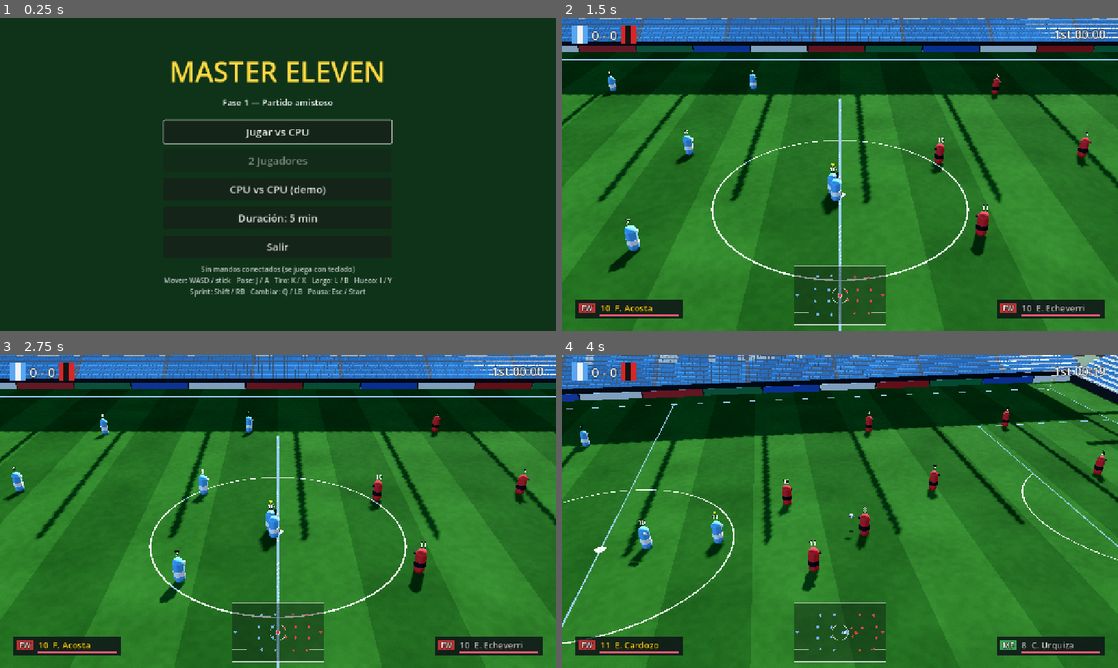
Above: before the commit, frames 1-4 (two rows, left to right).
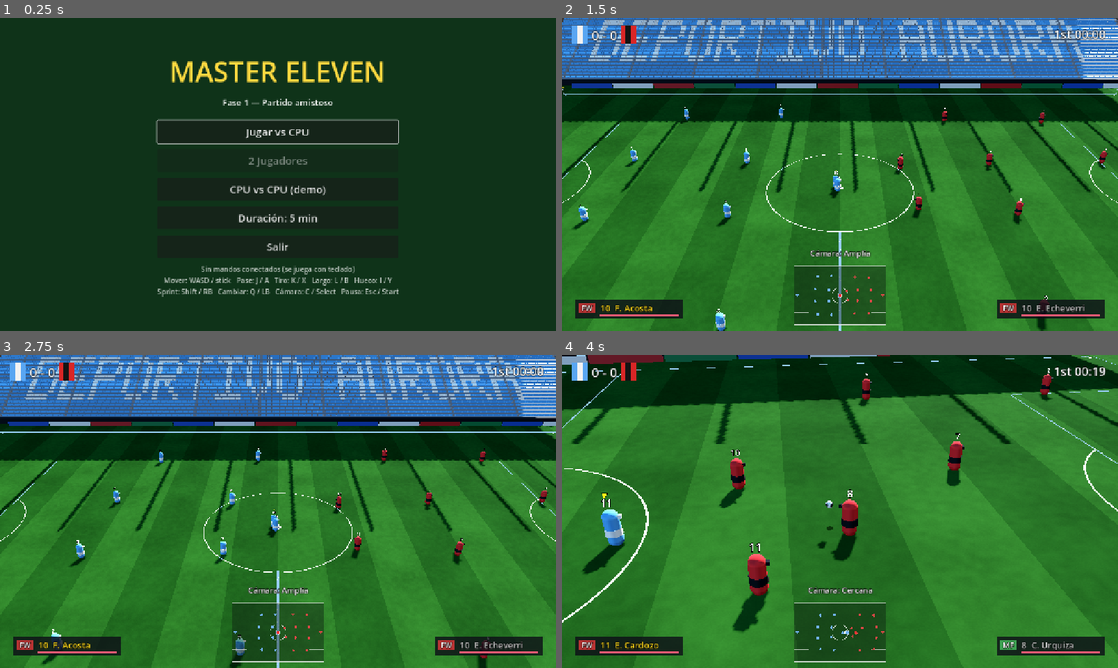
Above: after the commit, the same moments.

Repository: edx17/MASTERELEVEN
Game: Godot game, scene res://scenes/ui/main_menu.tscn
The game is run twice, just before and just after one commit, with the same random seed, the same clock (stepped at 60 frames per second) and the same inputs.
Inputs (mouse positions are in pixels of both pictures, inside the frame that each line leads up to):
- Up to frame 1 (0.25 s): no input
- Up to frame 2 (1.5 s): click "Jugar vs CPU" at 0.5 s; tap Enter (ui_accept) at 1.25 s; move the mouse to (962, 158) at 1.27 s; hold D (move_right) from 1.28 s (still down); hold C (camera_cycle, bound only after the commit) from 1.28 s (still down); click (962, 158) at 1.42 s
- Up to frame 3 (2.75 s): tap Enter (ui_accept) at 1.52 s; release D (move_right) at 2 s; release C (camera_cycle, bound only after the commit) at 2 s; drag from (166, 527) to (250, 574) at 2.02 s
- Up to frame 4 (4 s): move the mouse to (895, 442) at 2.77 s; hold D (move_right) 2.78-3.5 s; hold C (camera_cycle, bound only after the commit) 2.78-3.5 s; tap L (pass_long) at 2.85 s; drag from (812, 574) to (673, 464) at 3.52 s

The runs differ from the first frame. In frame 1, 0.6% of the frame differs, in the area x 28-72%, y 32-90%; in frame 2, 44%; in frame 3, 45%, in the area x 0-100%, y 0-100%; in frame 4, 42%.

Commit message:
Cámara: modos TV/Amplia/Cercana/Vertical/Dron, banda cercana visible, sin oclusión
- CameraConfig con modo (lateral, vertical, cenital) y presets en
  data/config/cameras/*.tres; se cambian con C / Select-Back y se recuerdan
- El stick se traduce según la cámara (en Vertical, arriba = hacia el ataque)
- La cámara sigue más a lo ancho: el lateral en la banda cercana se ve
- La tribuna, bancos y túnel entre la cámara y la cancha sólo proyectan sombra
- Nombre del club en la tribuna al derecho visto desde la cámara
- Aviso en pantalla al cambiar de cámara; tests de cámara (57 en total)
- tools/capture_runner.gd saca una captura por modo
- PROGRESS.md con el pulido de esta ronda

Co-Authored-By: Claude Opus 5.5 <noreply@anthropic.com>
Claude-Session: https://claude.ai/code/session_018t6DrNQ9Jk2SxqEbLK6fr5

Diff:
--- /dev/null
+++ b/data/config/cameras/amplia.tres
@@ -0,0 +1,14 @@
+[gd_resource type="Resource" script_class="CameraConfig" format=3]
+
+[ext_resource type="Script" path="res://scripts/camera/camera_config.gd" id="1_cam"]
+
+[resource]
+script = ExtResource("1_cam")
+display_name = "Amplia"
+camera_height = 30.0
+camera_distance = 52.0
+base_fov = 38.0
+vertical_offset = -4.0
+track_factor = 0.5
+track_z = 0.55
+follow_speed = 2.0
--- /dev/null
+++ b/data/config/cameras/cercana.tres
@@ -0,0 +1,14 @@
+[gd_resource type="Resource" script_class="CameraConfig" format=3]
+
+[ext_resource type="Script" path="res://scripts/camera/camera_config.gd" id="1_cam"]
+
+[resource]
+script = ExtResource("1_cam")
+display_name = "Cercana"
+camera_height = 12.0
+camera_distance = 21.0
+base_fov = 36.0
+vertical_offset = -1.5
+track_factor = 0.85
+track_z = 0.9
+follow_speed = 3.2
--- /dev/null
+++ b/data/config/cameras/dron.tres
@@ -0,0 +1,11 @@
+[gd_resource type="Resource" script_class="CameraConfig" format=3]
+
+[ext_resource type="Script" path="res://scripts/camera/camera_config.gd" id="1_cam"]
+
+[resource]
+script = ExtResource("1_cam")
+display_name = "Dron"
+mode = 2
+camera_height = 48.0
+base_fov = 40.0
+follow_speed = 2.2
--- a/data/config/camera.tres
+++ b/data/config/cameras/tv.tres
@@ -4,3 +4,4 @@
 
 [resource]
 script = ExtResource("1_cam")
+display_name = "TV"
--- /dev/null
+++ b/data/config/cameras/vertical.tres
@@ -0,0 +1,14 @@
+[gd_resource type="Resource" script_class="CameraConfig" format=3]
+
+[ext_resource type="Script" path="res://scripts/camera/camera_config.gd" id="1_cam"]
+
+[resource]
+script = ExtResource("1_cam")
+display_name = "Vertical"
+mode = 1
+camera_height = 15.0
+camera_distance = 22.0
+base_fov = 48.0
+horizontal_offset = 6.0
+track_z = 0.8
+follow_speed = 3.0
--- a/project.godot
+++ b/project.godot
@@ -104,6 +104,12 @@
 ]
 }
 
+camera_cycle={
+"deadzone": 0.5,
+"events": [Object(InputEventKey,"resource_local_to_scene":false,"resource_name":"","device":-1,"window_id":0,"alt_pressed":false,"shift_pressed":false,"ctrl_pressed":false,"meta_pressed":false,"pressed":false,"keycode":0,"physical_keycode":67,"key_label":0,"unicode":0,"location":0,"echo":false,"script":null)
+, Object(InputEventJoypadButton,"resource_local_to_scene":false,"resource_name":"","device":-1,"button_index":4,"pressure":0.0,"pressed":true,"script":null)
+]
+}
 debug_toggle={
 "deadzone": 0.5,
 "events": [Object(InputEventKey,"resource_local_to_scene":false,"resource_name":"","device":-1,"window_id":0,"alt_press …(195 unchanged characters)…
--- a/scripts/camera/camera_config.gd
+++ b/scripts/camera/camera_config.gd
@@ -1,13 +1,19 @@
 class_name CameraConfig
 extends Resource
-## Parámetros de la cámara de transmisión (editables en
-## res://data/config/camera.tres). Modelo: una cámara en la tribuna lateral
-## (+Z) que acompaña la pelota en parte deslizándose por la tribuna y en parte
-## rotando, lo que da la vista diagonal cerca de los arcos (como en la TV).
+## Parámetros de un modo de cámara (editables en res://data/config/cameras/).
+## LATERAL: cámara de transmisión en la tribuna (+Z) que acompaña la pelota en
+## parte deslizándose y en parte rotando (vista diagonal cerca de los arcos).
+## VERTICAL: detrás del equipo humano, mirando hacia el arco rival.
+## TOPDOWN: vista de dron desde arriba.
 
+enum Mode { LATERAL, VERTICAL, TOPDOWN }
+
+## Nombre que se muestra al cambiar de cámara.
+@export var display_name: String = "TV"
+@export var mode: Mode = Mode.LATERAL
 ## Altura de la cámara sobre el césped (m).
 @export var camera_height: float = 19.0
-## Distancia horizontal desde la zona de la pelota hacia la tribuna (m).
+## Distancia horizontal desde la zona de la pelota (m).
 @export var camera_distance: float = 33.0
 ## Giro extra (grados) alrededor del eje vertical: 0 = lateral puro.
 @export var camera_angle: float = 0.0
@@ -26,5 +32,7 @@
 ## 1 = la cámara se desliza por la tribuna siguiendo la pelota; 0 = queda fija
 ## en la mitad de cancha y sólo rota.
 @export_range(0.0, 1.0) var track_factor: float = 0.72
+## Cuánto sigue a la pelota a lo ancho (1 = la sigue hasta la banda cercana).
+@export_range(0.0, 1.0) var track_z: float = 0.8
 ## Límite del foco a lo largo de la cancha (para no mirar de más afuera).
 @export var focus_limit_x: float = 44.0
--- a/scripts/camera/match_camera.gd
+++ b/scripts/camera/match_camera.gd
@@ -1,25 +1,56 @@
 class_name MatchCamera
 extends Camera3D
-## Cámara de transmisión de TV estilo WE2002: elevada, desde la tribuna lateral,
-## sigue la zona de la pelota (no al jugador controlado) con suavizado y algo de
-## anticipación. Parámetros en CameraConfig (data/config/camera.tres).
+## Cámara del partido estilo WE2002: sigue la zona de la pelota (no al jugador
+## controlado) con suavizado y anticipación. Tiene varios modos (TV, Amplia,
+## Cercana, Vertical, Dron) definidos como recursos en data/config/cameras/ y
+## se cambian con la acción "camera_cycle" (C / Select-Back).
+## También traduce la dirección del stick (pantalla) a la cancha, para que
+## "arriba" sea siempre hacia arriba en pantalla, cualquiera sea el modo.
 
-const CONFIG_PATH := "res://data/config/camera.tres"
+signal mode_changed(display_name: String)
+
+const PRESETS: Array[String] = [
+	"res://data/config/cameras/tv.tres",
+	"res://data/config/cameras/amplia.tres",
+	"res://data/config/cameras/cercana.tres",
+	"res://data/config/cameras/vertical.tres",
+	"res://data/config/cameras/dron.tres",
+]
 
 var config: CameraConfig
+var presets: Array[CameraConfig] = []
+var preset_index: int = 0
 var _match: MatchController
 var _focus: Vector3 = Vector3.ZERO
 
 
 func setup(p_match: MatchController) -> void:
 	_match = p_match
-	config = load(CONFIG_PATH) as CameraConfig
-	if config == null:
-		config = CameraConfig.new()
+	for path in PRESETS:
+		var c := load(path) as CameraConfig
+		if c != null:
+			presets.append(c)
+	if presets.is_empty():
+		presets.append(CameraConfig.new())
 	near = 0.5
 	far = 500.0
+	set_preset(GameSettings.camera_preset, false)
 	_focus = target_focus()
 	_apply()
+
+
+func set_preset(index: int, announce: bool = true) -> void:
+	preset_index = posmod(index, presets.size())
+	config = presets[preset_index]
+	GameSettings.camera_preset = preset_index
+	_update_occlusion()
+	if announce:
+		mode_changed.emit(config.display_name)
+
+
+func _unhandled_input(event: InputEvent) -> void:
+	if event.is_action_pressed(&"camera_cycle"):
+		set_preset(preset_index + 1)
 
 
 func _process(dt: float) -> void:
@@ -30,18 +61,34 @@
 	_apply()
 
 
+## Dirección del equipo del humano (o del local): la cámara vertical mira hacia allá.
+func _attack_dir() -> int:
+	if not _match.humans.is_empty():
+		return _match.humans[0].team.attack_dir
+	return _match.teams[0].attack_dir
+
+
 ## Punto que la cámara quiere mirar: la pelota, adelantada según su velocidad.
 func target_focus() -> Vector3:
 	var b := _match.ball.state
 	var lead := Vector3(b.vel.x, 0.0, b.vel.z) * config.look_ahead
 	var f := Vector3(b.pos.x, 0.0, b.pos.z) + lead
-	f.x = clampf(f.x + config.horizontal_offset, -config.focus_limit_x, config.focus_limit_x)
-	# A lo ancho se mueve menos: el campo sigue ocupando la pantalla.
-	f.z = clampf(f.z * 0.55 + config.vertical_offset, -Pitch.HALF_WIDTH + 10.0, Pitch.HALF_WIDTH - 6.0)
+	match config.mode:
+		CameraConfig.Mode.LATERAL:
+			f.x = clampf(f.x + config.horizontal_offset, -config.focus_limit_x, config.focus_limit_x)
+			# A lo ancho sigue a la pelota lo suficiente para ver la banda cercana.
+			f.z = clampf(f.z * config.track_z + config.vertical_offset, -Pitch.HALF_WIDTH + 8.0, Pitch.HALF_WIDTH + 2.0)
+		CameraConfig.Mode.VERTICAL:
+			var dir := _attack_dir()
+			f.x = clampf(f.x + dir * config.horizontal_offset, -Pitch.HALF_LENGTH + 6.0, Pitch.HALF_LENGTH - 6.0)
+			f.z = clampf(f.z * config.track_z, -Pitch.HALF_WIDTH + 6.0, Pitch.HALF_WIDTH - 6.0)
+		CameraConfig.Mode.TOPDOWN:
+			f.x = clampf(f.x, -Pitch.HALF_LENGTH + 10.0, Pitch.HALF_LENGTH - 10.0)
+			f.z = clampf(f.z, -Pitch.HALF_WIDTH + 8.0, Pitch.HALF_WIDTH - 8.0)
 	return f
 
 
-## Posición de la cámara para un foco dado (pura; se usa también en tests).
+## Posición de la cámara lateral para un foco dado (pura; se usa en tests).
 static func position_for(focus: Vector3, c: CameraConfig) -> Vector3:
 	var base := Vector3(focus.x * c.track_factor, c.camera_height, focus.z + c.camera_distance)
 	if absf(c.camera_angle) > 0.01:
@@ -53,5 +100,41 @@
 
 func _apply() -> void:
 	fov = config.base_fov / maxf(config.zoom, 0.1)
-	global_position = position_for(_focus, config)
-	look_at(_focus, Vector3.UP)
+	match config.mode:
+		CameraConfig.Mode.LATERAL:
+			global_position = position_for(_focus, config)
+			look_at(_focus, Vector3.UP)
+		CameraConfig.Mode.VERTICAL:
+			var dir := _attack_dir()
+			global_position = _focus + Vector3(-dir * config.camera_distance, config.camera_height, 0.0)
+			look_at(_focus, Vector3.UP)
+		CameraConfig.Mode.TOPDOWN:
+			global_position = _focus + Vector3(0.0, config.camera_height, 0.01)
+			# "Arriba" en pantalla = -Z, como en la vista de TV.
+			look_at(_focus, Vector3.FORWARD)
+
+
+## Convierte la dirección del stick (x = derecha, z = abajo en pantalla) a la
+## cancha según la orientación actual de la cámara.
+func screen_to_world(v: Vector3) -> Vector3:
+	var right := global_basis.x
+	right.y = 0.0
+	var down := -global_basis.y
+	down.y = 0.0
+	if right.length_squared() < 0.0001 or down.length_squared() < 0.0001:
+		return v
+	return right.normalized() * v.x + down.normalized() * v.z
+
+
+## La tribuna que queda entre la cámara y la cancha sólo proyecta sombra.
+func _update_occlusion() -> void:
+	var stadium := _match.stadium
+	if stadium == null:
+		return
+	var hide := ""
+	match config.mode:
+		CameraConfig.Mode.LATERAL:
+			hide = "StandSouth"
+		CameraConfig.Mode.VERTICAL:
+			hide = "StandWest" if _attack_dir() > 0 else "StandEast"
+	StadiumBuilder.set_camera_side(stadium, hide)
--- a/scripts/core/game_settings.gd
+++ b/scripts/core/game_settings.gd
@@ -16,6 +16,8 @@
 ## Equipos del próximo partido (rutas a TeamData).
 var home_team_path: String = DEFAULT_HOME
 var away_team_path: String = DEFAULT_AWAY
+## Modo de cámara elegido (índice en MatchCamera.PRESETS); se recuerda entre partidos.
+var camera_preset: int = 0
 
 
 func _ready() -> void:
--- a/scripts/match/match_controller.gd
+++ b/scripts/match/match_controller.gd
@@ -36,6 +36,11 @@
 var kick_count: int = 0
 ## Trayectoria predicha de la pelota suelta (cada FORECAST_STEP segundos).
 var ball_forecast: Array[Vector3] = []
+## Nodo raíz del estadio (la cámara oculta la tribuna que la tapa).
+var stadium: Node3D
+## Aviso corto en pantalla (p. ej. al cambiar de cámara).
+var toast_text: String = ""
+var _toast_timer: float = 0.0
 ## Estadísticas simples del partido, por equipo.
 var stats := {"shots": [0, 0], "saves": [0, 0], "tackles": [0, 0], "tackles_won": [0, 0]}
 ## Atajada planificada para el último remate (ver SaveModel):
@@ -108,7 +113,8 @@
 func _build_world() -> void:
 	_build_lighting()
 	add_child(PitchBuilder.build())
-	add_child(StadiumBuilder.build(GameSettings.home_team()))
+	stadium = StadiumBuilder.build(GameSettings.home_team())
+	add_child(stadium)
 
 	ball = Ball.new()
 	ball.name = "Ball"
@@ -135,6 +141,7 @@
 	add_child(_camera)
 	_camera.setup(self)
 	_camera.current = true
+	_camera.mode_changed.connect(func(n: String) -> void: show_toast("Cámara: %s" % n))
 
 	var pause := PauseMenu.new()
 	add_child(pause)
@@ -214,6 +221,23 @@
 	clock.advance(dt)
 	if clock.is_half_over() and phase == Phase.PLAYING:
 		_end_half()
+
+
+func show_toast(text: String, seconds: float = 1.5) -> void:
+	toast_text = text
+	_toast_timer = seconds
+
+
+## Dirección de pantalla (stick) -> cancha, según la cámara actual.
+func screen_to_world(v: Vector3) -> Vector3:
+	return _camera.screen_to_world(v) if _camera != null else v
+
+
+func _process(dt: float) -> void:
+	if _toast_timer > 0.0:
+		_toast_timer -= dt
+		if _toast_timer <= 0.0:
+			toast_text = ""
 
 
 func _update_phase(dt: float) -> void:
--- a/scripts/player/human_controller.gd
+++ b/scripts/player/human_controller.gd
@@ -89,7 +89,8 @@
 	if p == null:
 		return
 
-	var move := input.move_vector()
+	# El stick está en coordenadas de pantalla: se traduce según la cámara.
+	var move := _match.screen_to_world(input.move_vector())
 	var opponent_has_ball := ball.owner_player != null and ball.owner_player.team != team
 
 	p.wants_sprint = input.pressed(&"sprint")
--- a/scripts/stadium/stadium_builder.gd
+++ b/scripts/stadium/stadium_builder.gd
@@ -93,7 +93,8 @@
 				# Escaleras cada 24 butacas.
 				if s % 24 == 0:
 					c = CONCRETE.lightened(0.2)
-				elif tier_i == 0 and letters.has(Vector2i(s, rows - 1 - r)):
+				# El eje X local de la tribuna mira al revés que la cámara: se invierte.
+				elif tier_i == 0 and letters.has(Vector2i(seats_per_row - 1 - s, rows - 1 - r)):
 					c = text_color
 				elif (s / 24 + r / 6) % 2 == 1:
 					c = seat_color.darkened(0.08)
@@ -143,6 +144,20 @@
 	roof.material_override = _mat(Color(0.3, 0.3, 0.33))
 	roof.position = Vector3(0, roof_y + 0.6, z + 0.5 - roof_depth * 0.275)
 	stand.add_child(roof)
+
+
+## La tribuna `stand_name` (entre la cámara y la cancha) pasa a proyectar sólo
+## sombra: no tapa la vista pero la cancha conserva su sombra. Las demás se ven.
+static func set_camera_side(root: Node3D, stand_name: String) -> void:
+	for stand in root.get_children():
+		if not stand.name.begins_with("Stand"):
+			continue
+		var mode := GeometryInstance3D.SHADOW_CASTING_SETTING_ON
+		if stand_name != "" and String(stand.name).begins_with(stand_name):
+			mode = GeometryInstance3D.SHADOW_CASTING_SETTING_SHADOWS_ONLY
+		for child in stand.get_children():
+			if child is GeometryInstance3D:
+				(child as GeometryInstance3D).cast_shadow = mode
 
 
 ## Caja alineada a los ejes agregada a un SurfaceTool.
@@ -201,7 +216,12 @@
 
 
 ## Bancos de suplentes, túnel y marcas del área técnica (lado de la cámara).
-static func _technical_area(root: Node3D) -> void:
+static func _technical_area(parent: Node3D) -> void:
+	# Van en su propio nodo "StandSouthTech": del lado de la cámara de TV, así
+	# que se ocultan junto con la tribuna sur (sólo proyectan sombra).
+	var root := Node3D.new()
+	root.name = "StandSouthTech"
+	parent.add_child(root)
 	var line := _mat(Color(0.95, 0.95, 0.95))
 	for side in [-1, 1]:
 		var cx: float = side * 9.0
@@ -216,7 +236,8 @@
 			m.mesh = b
 			m.material_override = line
 			m.position = seg[0] + Vector3(seg[1].x * 0.5 if seg[1].x > 1.0 else 0.0, 0, 0)
-			root.add_child(m)
+			# Las líneas están en el césped: siempre visibles.
+			parent.add_child(m)
 		# Banco con techito.
 		var bench := MeshInstance3D.new()
 		var bb := BoxMesh.new()
--- a/scripts/ui/main_menu.gd
+++ b/scripts/ui/main_menu.gd
@@ -67,7 +67,7 @@
 	var pads := Input.get_connected_joypads().size()
 	_two_players_btn.disabled = not InputRouter.can_play_two_players()
 	var pad_text := "Sin mandos conectados (se juega con teclado)" if pads == 0 else "Mandos conectados: %d" % pads
-	_info.text = pad_text + "\nMover: WASD / stick   Pase: J / A   Tiro: K / X   Largo: L / B   Hueco: I / Y\nSprint: Shift / RB   Cambiar: Q / LB   Pausa: Esc / Start"
+	_info.text = pad_text + "\nMover: WASD / stick   Pase: J / A   Tiro: K / X   Largo: L / B   Hueco: I / Y\nSprint: Shift / RB   Cambiar: Q / LB   Cámara: C / Select   Pausa: Esc / Start"
 
 
 func _cycle_duration() -> void:
--- a/scripts/ui/match_hud.gd
+++ b/scripts/ui/match_hud.gd
@@ -89,7 +89,7 @@
 		_banner.text = "FINAL   %s %d - %d %s" % [t0.short_name, t0.score, t1.score, t1.short_name]
 		_hint.text = "Enter / Start para volver al menú"
 	else:
-		_hint.text = ""
+		_hint.text = _match.toast_text
 	for side in 2:
 		var h := _human_for_team(side)
 		var p: Footballer = h.controlled if h != null else _reference_player(_match.teams[side])
--- /dev/null
+++ b/tests/unit/test_camera.gd
@@ -0,0 +1,69 @@
+extends GutTest
+## Modos de cámara y traducción del stick a la cancha.
+
+var m: MatchController
+var cam: MatchCamera
+
+
+func before_each() -> void:
+	GameSettings.set_mode(GameSettings.Mode.VS_CPU)
+	GameSettings.camera_preset = 0
+	m = load("res://scenes/match/match.tscn").instantiate() as MatchController
+	add_child_autofree(m)
+	m.set_physics_process(false)
+	for c in m.get_children():
+		if c is MatchCamera:
+			cam = c
+
+
+func after_each() -> void:
+	GameSettings.camera_preset = 0
+
+
+func _preset(name: String) -> void:
+	for i in cam.presets.size():
+		if cam.presets[i].display_name == name:
+			cam.set_preset(i, false)
+			cam._apply()
+			return
+	fail_test("no existe el modo %s" % name)
+
+
+func test_all_presets_load() -> void:
+	assert_eq(cam.presets.size(), 5)
+
+
+func test_tv_stick_matches_screen() -> void:
+	_preset("TV")
+	assert_almost_eq(cam.screen_to_world(Vector3.RIGHT).x, 1.0, 0.05, "derecha = +X")
+	assert_almost_eq(cam.screen_to_world(Vector3(0, 0, -1)).z, -1.0, 0.05, "arriba = -Z (hacia la tribuna)")
+
+
+func test_vertical_up_is_attack_direction() -> void:
+	_preset("Vertical")
+	var up := cam.screen_to_world(Vector3(0, 0, -1))
+	assert_almost_eq(up.x, float(m.humans[0].team.attack_dir), 0.05, "arriba = hacia el arco rival")
+
+
+func test_drone_keeps_tv_orientation() -> void:
+	_preset("Dron")
+	assert_almost_eq(cam.screen_to_world(Vector3.RIGHT).x, 1.0, 0.05)
+	assert_almost_eq(cam.screen_to_world(Vector3(0, 0, -1)).z, -1.0, 0.05)
+
+
+func test_camera_side_stand_only_casts_shadow() -> void:
+	_preset("TV")
+	var south := m.stadium.get_node("StandSouth")
+	for child in south.get_children():
+		if child is GeometryInstance3D:
+			assert_eq((child as GeometryInstance3D).cast_shadow, GeometryInstance3D.SHADOW_CASTING_SETTING_SHADOWS_ONLY)
+
+
+func test_near_touchline_is_in_view() -> void:
+	_preset("TV")
+	m.ball.place(Vector3(0, 0.11, Pitch.HALF_WIDTH - 0.5))
+	cam._focus = cam.target_focus()
+	cam._apply()
+	var screen := cam.unproject_position(m.ball.state.pos)
+	var size := cam.get_viewport().get_visible_rect().size
+	assert_between(screen.y, 0.0, size.y, "la pelota en la banda cercana se ve en pantalla")
--- a/tools/capture_runner.gd
+++ b/tools/capture_runner.gd
@@ -3,15 +3,39 @@
 ## Se activa arrancando el juego con un argumento de usuario:
 ##   xvfb-run -s "-screen 0 1280x720x24" godot --rendering-method gl_compatibility \
 ##       --resolution 1280x720 -- --capture=/ruta/de/salida
-## Guarda capture_center.png, capture_attack.png y capture_debug.png y sale.
+## Guarda una captura por modo de cámara, una de un lateral sobre la banda
+## cercana a la cámara y una con el modo debug, y sale.
 
 var out_dir := "user://"
 var _match: MatchController
+var _camera: MatchCamera
 var _frame := 0
+## [frame, acción]. Las acciones de "setup" preparan la escena; "shot:<n>" guarda.
+var _script := [
+	[20, "freeze"],
+	[40, "shot:capture_tv.png"],
+	[45, "throw_in"],
+	[90, "shot:capture_tv_throw_in.png"],
+	[95, "attack"],
+	[140, "shot:capture_tv_attack.png"],
+	[145, "preset:Amplia"],
+	[190, "shot:capture_amplia.png"],
+	[195, "preset:Cercana"],
+	[240, "shot:capture_cercana.png"],
+	[245, "preset:Vertical"],
+	[290, "shot:capture_vertical.png"],
+	[295, "preset:Dron"],
+	[340, "shot:capture_dron.png"],
+	[345, "preset:TV"],
+	[350, "debug"],
+	[390, "shot:capture_debug.png"],
+	[395, "quit"],
+]
 
 
 func _ready() -> void:
 	GameSettings.set_mode(GameSettings.Mode.VS_CPU)
+	GameSettings.camera_preset = 0
 	_match = load("res://scenes/match/match.tscn").instantiate()
 	get_tree().root.add_child.call_deferred(_match)
 	# Saca el menú principal para que no tape la escena.
@@ -26,33 +50,48 @@
 
 func _process(_delta: float) -> void:
 	_frame += 1
-	if _frame == 2 and _match.is_inside_tree():
+	for step in _script:
+		if step[0] == _frame:
+			_run(step[1])
+
+
+func _run(action: String) -> void:
+	if _camera == null:
+		for c in _match.get_children():
+			if c is MatchCamera:
+				_camera = c
+	if action == "freeze":
+		# Simulación congelada: la cámara se acomoda y las fotos son estables.
 		_match.set_physics_process(false)
-	match _frame:
-		150:
-			_save("capture_center.png")
-			_match.set_physics_process(true)
-		160:
-			# Jugada cerca del arco rival para ver la vista diagonal.
-			var p: Footballer = _match.teams[0].players[9]
-			_match.phase = MatchController.Phase.PLAYING
-			_match.restart_taker = null
-			_match.ball.frozen = false
-			p.locked = false
-			p.teleport(Vector3(36, 0, -8), Vector3.RIGHT)
-			_match.ball.place(Vector3(36.5, 0.11, -8))
-			_match.ball.give_to(p)
-			# Se congela la simulación: la cámara se acomoda y la foto es estable.
-			_match.set_physics_process(false)
-		280:
-			_save("capture_attack.png")
-		290:
-			for c in _match.get_children():
-				if c is DebugOverlay:
-					c._set_enabled(true)
-		330:
-			_save("capture_debug.png")
-			get_tree().quit()
+	elif action == "throw_in":
+		_place(Vector3(-8, 0, Pitch.HALF_WIDTH - 0.3), Vector3(-8.5, 0.11, Pitch.HALF_WIDTH - 0.6))
+	elif action == "attack":
+		_place(Vector3(36, 0, -8), Vector3(36.5, 0.11, -8))
+	elif action.begins_with("preset:"):
+		var name := action.trim_prefix("preset:")
+		for i in _camera.presets.size():
+			if _camera.presets[i].display_name == name:
+				_camera.set_preset(i)
+	elif action == "debug":
+		for c in _match.get_children():
+			if c is DebugOverlay:
+				c._set_enabled(true)
+	elif action.begins_with("shot:"):
+		_save(action.trim_prefix("shot:"))
+	elif action == "quit":
+		get_tree().quit()
+
+
+func _place(player_pos: Vector3, ball_pos: Vector3) -> void:
+	var p: Footballer = _match.teams[0].players[9]
+	_match.phase = MatchController.Phase.PLAYING
+	_match.restart_taker = null
+	_match.ball.frozen = false
+	p.locked = false
+	p.teleport(player_pos, Vector3.RIGHT)
+	_match.ball.place(ball_pos)
+	_match.ball.give_to(p)
+	_match.humans[0].select(p)
 
 
 func _save(file: String) -> void:
Not shown, added: tests/unit/test_camera.gd.uid
Not shown, changed: Claude.md
Not shown, changed: docs/PROGRESS.md
